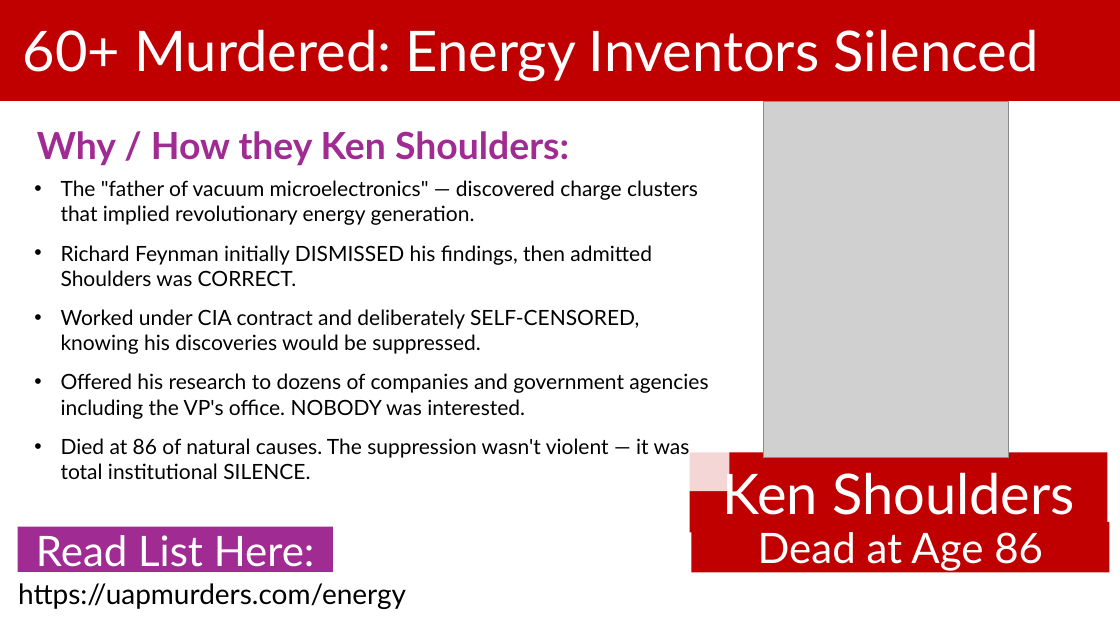
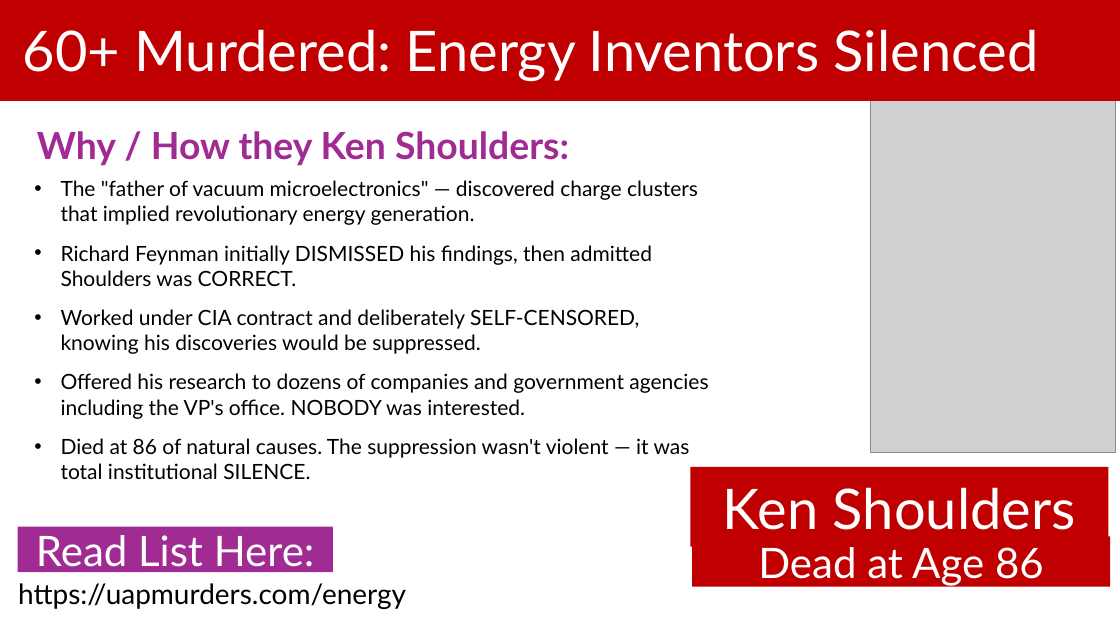
Before and after one commit to BryanStarbuck/UAP_Murder_Docus, a slide deck: slide 44 of Energy/Energy_Murders.pptx (slide 25 before the commit). Drawn at 1120x630 pixels with LibreOffice and Linux fonts; fonts in the diff are those of the drawing; grey boxes stand for pictures. Boxes give left, top, right and bottom in pixels: in the first picture for what was removed or moved away, otherwise in the second. Text is boxed around its words. In the diff, an @@ line names an element or a change of style, - is before the commit and + after.

Commit message:
Update presentation files for Energy, Physics, and UAPs investigations

```diff
--- a/Energy/Energy_Murders.pptx
+++ b/Energy/Energy_Murders.pptx
@@ picture: place and size @@
-picture at (764, 101, 1008, 458)
+picture at (871, 96, 1116, 453)
@@ rectangle "Ken Shoulders": place and size @@
-rectangle "Ken Shoulders" at (690, 453, 1108, 533)
+rectangle "Ken Shoulders" at (691, 467, 1109, 547)
@@ rectangle "Dead at Age 86": place and size @@
-rectangle "Dead at Age 86" at (691, 522, 1110, 572)
+rectangle "Dead at Age 86" at (692, 536, 1111, 586)
@@ text "https://uapmurders.com/energy" rewrapped from (10, 572, 1084, 614) to (18, 583, 406, 609) @@
```
Also in this commit, not shown: 40 other slides changed, 2 slides removed, 2 other files.
